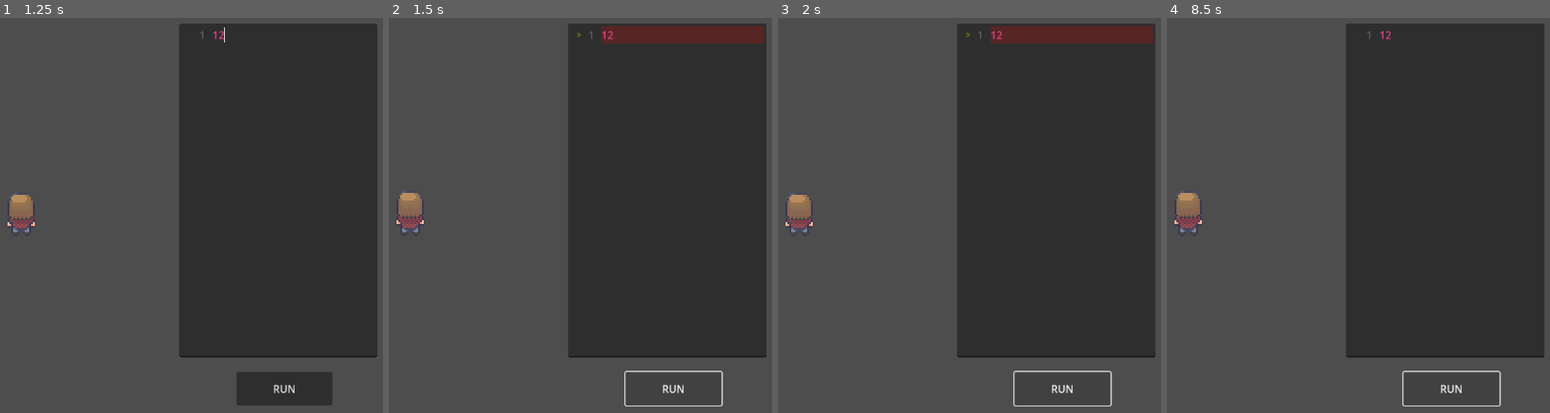
Above: before the commit, frames 1-4 (left to right).
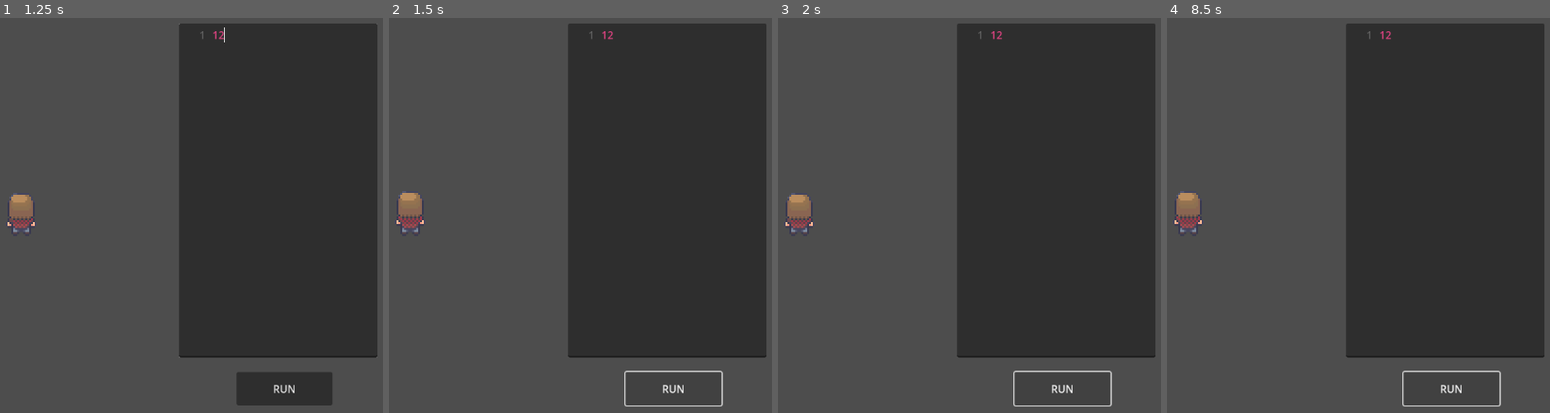
Above: after the commit, the same moments.

Repository: gamedev-ristek/OH-Game
Game: Godot game, scene res://scenes/level/level_1.tscn
Two runs of this game, one before a commit and one after it. Both use one fixed random seed, a clock stepped at 60 frames per second and the inputs below.
Inputs (mouse positions are in pixels of both pictures, inside the frame that each line leads up to):
- Up to frame 1 (1.25 s): click (279, 191) at 0.52 s; type "12" at 0.6 s
- Up to frame 2 (1.5 s): click "RUN" at 1.25 s
- Up to frame 3 (2 s): no input
- Up to frame 4 (8.5 s): click "RUN" at 2 s; click "RUN" at 2.75 s; tap Enter at 3.5, 5, 6.5 s; tap Space at 4.25, 5.75, 7.25 s

Frame 1 is identical in both runs. In frame 2, 1.8% of the frame differs, in the area x 49-98%, y 2-7%; in frame 3, 1.8%; in frame 4, nothing differs.

Commit message:
initiate websocket + integrate code combat with python be

Diff:
--- a/code_box.gd
+++ b/code_box.gd
@@ -1,4 +1,5 @@
 extends CodeEdit
+
 var colorText = CodeHighlighter.new()
 func _ready():
 
@@ -11,17 +12,11 @@
 
 	colorText.symbol_color = Color.WHITE
 
-	# keyword highlight
 	colorText.add_keyword_color("player", Color.MEDIUM_PURPLE)
 
-	# string highlight
 	colorText.add_color_region("\"", "\"", Color("#489E7C"))
 	colorText.add_color_region("'", "'", Color("#489E7C"))
-	# comment highlight
 	colorText.add_color_region("#", "", Color(0.5, 0.5, 0.5))
-
-
-
 
 func _process(delta):
 	pass
--- a/project.godot
+++ b/project.godot
@@ -12,5 +12,9 @@
 
 config/name="OH"
 run/main_scene="uid://3bjtrfkli16r"
-config/features=PackedStringArray("4.4", "Forward Plus")
+config/features=PackedStringArray("4.5", "Forward Plus")
 config/icon="res://icon.svg"
+
+[autoload]
+
+NetworkManager="*res://scripts/NetworkManager.gd"
--- /dev/null
+++ b/scripts/NetworkManager.gd
@@ -0,0 +1,73 @@
+extends Node
+
+signal code_execution_finished(result)
+signal connection_established
+
+var websocket: WebSocketPeer
+var is_connected = false
+var backend_url = "ws://127.0.0.1:8000/ws"
+
+func _ready():
+	connect_to_server()
+
+func connect_to_server():
+	websocket = WebSocketPeer.new()
+	var error = websocket.connect_to_url(backend_url)
+
+	if error != OK:
+		print("failed to connect: ", error)
+		return false
+
+	print("connecting...")
+	return true
+
+func _process(_delta):
+	if websocket:
+		websocket.poll()
+		var state = websocket.get_ready_state()
+
+		if state == WebSocketPeer.STATE_OPEN:
+			if not is_connected:
+				is_connected = true
+				print("connected to server")
+				connection_established.emit()
+
+			while websocket.get_available_packet_count():
+				var packet = websocket.get_packet()
+				var message_str = packet.get_string_from_utf8()
+				var message = JSON.parse_string(message_str)
+				handle_server_message(message)
+
+		elif state == WebSocketPeer.STATE_CLOSED:
+			if is_connected:
+				is_connected = false
+				print("disconnected")
+				await get_tree().create_timer(2.0).timeout
+				connect_to_server()
+
+func send_code_for_execution(code: String):
+	if not is_connected:
+		print("not connected")
+		return false
+
+	var message = {
+		"type": "execute_code",
+		"code": code
+	}
+
+	websocket.send_text(JSON.stringify(message))
+	return true
+
+func handle_server_message(message: Dictionary):
+	match message.type:
+		"execution_result":
+			code_execution_finished.emit(message.data)
+		"connected":
+			print("session established: ", message.session_id)
+		_:
+			print("unknown message type: ", message.type)
+
+func disconnect_from_server():
+	if websocket:
+		websocket.close()
+	is_connected = false
--- a/scripts/code_editor.gd
+++ b/scripts/code_editor.gd
@@ -1,51 +1,81 @@
-extends  Node2D
+extends Node2D
+
 var player: CharacterBody2D
 @onready var code_box: CodeEdit = $CodeBox
 
 var last_line := 0
 var command_queue: Array = []
 var command_lines: Array = []
+var current_execution_result: Dictionary = {}
+
 signal execute_next_command
+
 func _ready() -> void:
 	player = get_parent().find_child("Player")
+
 	connect("execute_next_command", on_execute_next_command)
+	NetworkManager.code_execution_finished.connect(_on_python_execution_finished)
+	NetworkManager.connection_established.connect(_on_backend_connected)
+
+func _on_backend_connected():
+	print("backend ready")
+
 func _on_run_button_pressed() -> void:
 	reset()
-	var commands := {}
+	execute_with_python_backend()
 
-	for i in range(code_box.get_line_count()):
-		var line_text = code_box.get_line(i).strip_edges(false)
+func execute_with_python_backend():
+	var code_text = code_box.text
 
-		if line_text == "" or line_text.begins_with("#"):
-			continue
-		var is_valid = false
+	if code_text.strip_edges() == "":
+		print("no code to execute")
+		return
 
-		var valid_syntax = ["player.move_up", "player.move_down", "player.move_left", "player.move_right"]
-		# TODO ganti bagian cek argumen agar tida	k cuma jika arg angka
-		for syntax in valid_syntax:
-			if line_text == "player":
-				is_valid = true
-				break
-			if line_text.begins_with(syntax + "(") and line_text.ends_with(")"):
-				var arg_str = line_text.substr(syntax.length() + 1, line_text.length() - syntax.length() - 2)
+	if not NetworkManager.is_connected:
+		print("not connected to python")
+		return
 
-				# Kalau kosong atau angka, valid
-				if arg_str == "" or arg_str.is_valid_int():
-					is_valid = true
-				break
+	NetworkManager.send_code_for_execution(code_text)
 
-		if is_valid:
-			commands[i] = line_text
+func _on_python_execution_finished(result: Dictionary):
+	current_execution_result = result
+
+	if result.success:
+		print("execution successful!")
+		print("actions: ", result.actions)
+		print("char position: ", result.player_position)
+
+		convert_python_actions_to_commands(result.actions)
+
+		if not command_queue.is_empty():
+			on_execute_next_command()
 		else:
-			commands[i] = "ERROR"
+			done_executing()
+	else:
+		print("execution failed: ", result.error)
 
-	for key in commands:
-		var command = commands[key]
-		command_queue.append(command)
-		command_lines.append(key)
-	on_execute_next_command()
+		if result.has("error_line"):
+			executing_line(result.error_line, true)
+
+		done_executing()
+
+func convert_python_actions_to_commands(actions: Array):
+	command_queue.clear()
+	command_lines.clear()
+
+	for action in actions:
+		if action.type == "move":
+			var direction = action.direction
+			var steps = action.get("steps", 1)
+
+			var command = "player.move_" + direction + "(" + str(steps) + ")"
+			command_queue.append(command)
+			command_lines.append(-1)
 
 func executing_line(line_number: int, is_error := false):
+	if line_number < 0:
+		return
+
 	code_box.set_line_background_color(last_line, Color(0, 0, 0, 0))
 
 	code_box.clear_executing_lines()
@@ -60,10 +90,13 @@
 	$Timer.start()
 	await $Timer.timeout
 	code_box.clear_executing_lines()
-	code_box.set_line_background_color(last_line, Color(0, 0, 0, 0))
+	if last_line >= 0:
+		code_box.set_line_background_color(last_line, Color(0, 0, 0, 0))
+
+	if current_execution_result.has("valid_commands"):
+		print("execution completed, valid commands: ", current_execution_result.valid_commands)
 
 func on_execute_next_command():
-
 	if player == null:
 		return
 	if command_queue.is_empty():
@@ -79,11 +112,12 @@
 		return
 
 	executing_line(command_line)
+
 	if command.begins_with("player.move"):
 		player.set_movement(command)
 
 func reset():
 	player.reset()
-
 	command_queue.clear()
 	command_lines.clear()
+	current_execution_result.clear()
--- a/scripts/player.gd
+++ b/scripts/player.gd
@@ -4,14 +4,14 @@
 @onready var timer: Timer = $Timer
 @export var code_editor : Node2D
 @export var mark_scene : PackedScene
-const STEP = 48 # 1 tile size
+
+const STEP = 48
 enum DIRECTION {LEFT, RIGHT, UP, DOWN}
 
 var reset_pos
 var direction = DIRECTION.UP
 var is_moving = false
 var target_pos = Vector2.ZERO
-
 
 func set_movement(command: String):
 	is_moving = true
@@ -74,8 +74,6 @@
 	else:
 		velocity = Vector2.ZERO
 
-
-
 func reset():
 	global_position = reset_pos
 	clear_marks()
@@ -85,8 +83,6 @@
 	mark.global_position = target_pos + Vector2(0, 20)
 	get_parent().find_child("Marks").add_child(mark)
 
-
-
 func clear_marks():
 	var marks = get_parent().find_child("Marks")
 	for mark in marks.get_children():
Not shown, added: scripts/NetworkManager.gd.uid
